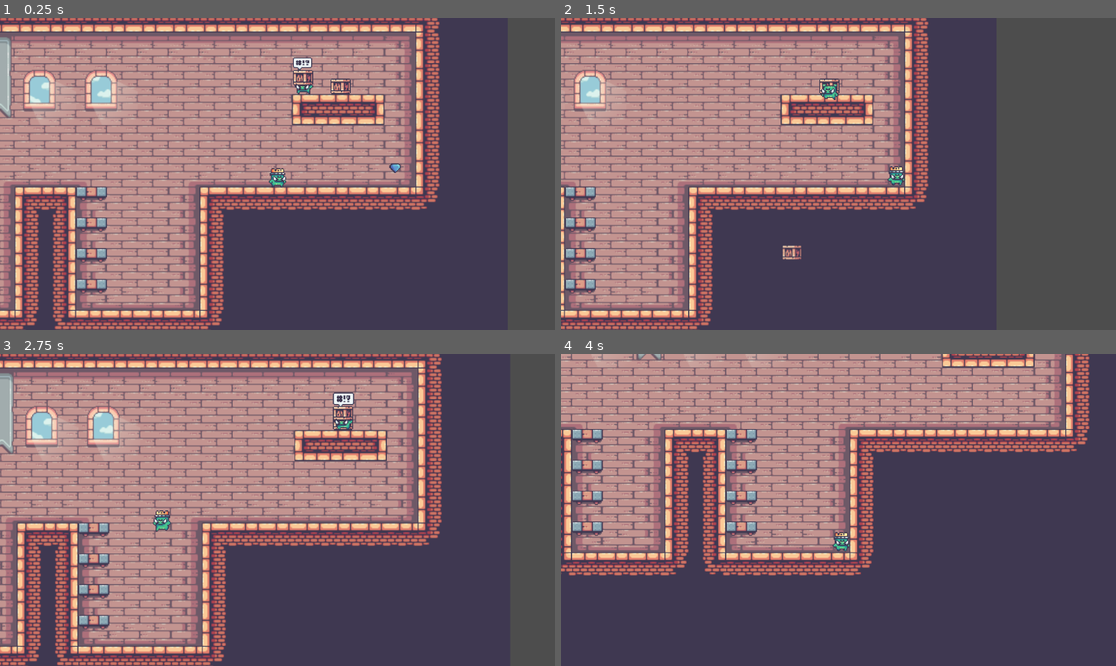
Above: before the commit, frames 1-4 (two rows, left to right).
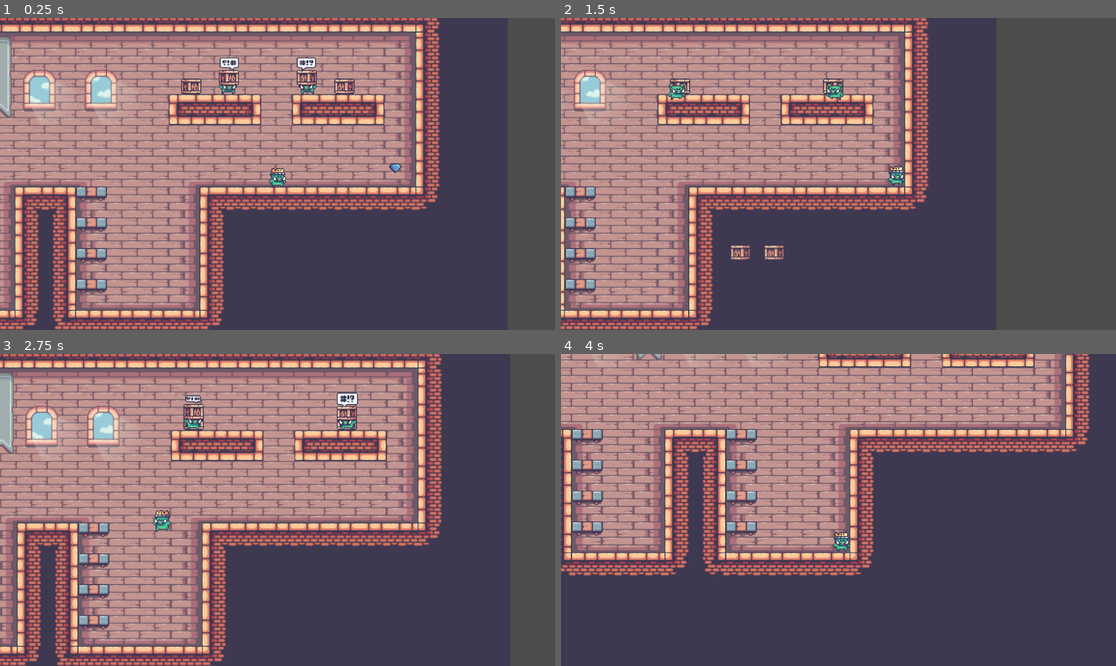
Above: after the commit, the same moments.

Repository: benjick/2dgame
Game: Godot game, scene res://Main.tscn
Two runs of this game, one before a commit and one after it. Both use one fixed random seed, a clock stepped at 60 frames per second and the inputs below.
Inputs:
- Up to frame 1 (0.25 s): no input
- Up to frame 2 (1.5 s): tap Enter (ui_accept) at 0.5, 0.77 s; hold Shift (Run) 0.53-1.28 s; hold Right (ui_right) from 0.53 s (still down); tap Shift (Run) at 1.35 s
- Up to frame 3 (2.75 s): tap Enter (ui_accept) at 1.52 s; release Right (ui_right) at 2.03 s; hold Left (ui_left) from 2.03 s (still down); hold Shift (Run) from 2.03 s (still down)
- Up to frame 4 (4 s): release Left (ui_left) at 2.78 s; release Shift (Run) at 2.78 s; hold Right (ui_right) from 2.78 s (still down); tap Shift (Run) at 2.85 s; tap Enter (ui_accept) at 3.02, 3.77 s; hold Shift (Run) from 3.53 s (still down)

The runs differ from the first frame. In frame 1, 2.6% of the frame differs, in the area x 30-64%, y 12-35%; in frame 2, 2.4%; in frame 3, 2.3%; in frame 4, 0.7%.

Commit message:
Improve BoxThrower

Diff:
--- a/Main.tscn
+++ b/Main.tscn
@@ -429,7 +429,7 @@
 tile_set = SubResource("TileSet_7n2dd")
 format = 2
 layer_0/name = "Terrain"
-layer_0/tile_data = PackedInt32Array(-196612, 65539, 7, -196 …(6023 unchanged characters)…  9, -65505, 131075, 8, -131041, 131075, 8, -196577, 131075, 8, -196578, 131075, 8, -262114, 131075, 7, -262115, 131075, 7, -131043, 131075, 8, -131042, 131075, 8, -196579, 131075, 8, -65507, 131075, 8, -65506, 131075, 8, -262113, 131075, 7, -196576, 131075, 8, -131040, 131075, 8, -65504, 131075, 8, 131104, 131075, 2,  …(11716 unchanged characters)…
+layer_0/tile_data = PackedInt32Array(-196612, 65539, 7, -196 …(6023 unchanged characters)…  9, -65505, 131075, 8, -131041, 131075, 5, -196577, 131075, 8, -196578, 131075, 8, -262114, 131075, 7, -262115, 131075, 7, -131043, 131075, 8, -131042, 65539, 5, -196579, 131075, 8, -65507, 131075, 8, -65506, 131075, 8, -262113, 131075, 7, -196576, 131075, 8, -131040, 196611, 5, -65504, 131075, 8, 131104, 131075, 2,  …(11716 unchanged characters)…
 layer_1/name = "Decorations"
 layer_1/enabled = true
 layer_1/modulate = Color(1, 1, 1, 1)
@@ -460,4 +460,8 @@
 position = Vector2(1195, 13)
 
 [node name="BoxThrower" parent="." instance=ExtResource("6_gws40")]
-position = Vector2(1099, -72)
+position = Vector2(1023, -72)
+flip = true
+
+[node name="BoxThrower2" parent="." instance=ExtResource("6_gws40")]
+position = Vector2(1103, -72)
--- a/assets/BoxPig.tres
+++ b/assets/BoxPig.tres
@@ -1,9 +1,26 @@
-[gd_resource type="SpriteFrames" load_steps=41 format=3 uid="uid://c0g2q05rvaebp"]
-
+[gd_resource type="SpriteFrames" load_steps=46 format=3 uid="uid://c0g2q05rvaebp"]
+
+[ext_resource type="Texture2D" uid="uid://b6q163adear3j" path="res://assets/Sprites/03-Pig/Dead (34x28).png" id="1_ooh5e"]
 [ext_resource type="Texture2D" uid="uid://c2ukecswspjy" path="res://assets/BoxPig.png" id="1_xuitu"]
 [ext_resource type="Texture2D" uid="uid://pfqtkoqrl0rh" path="res://assets/Sprites/03-Pig/Idle (34x28).png" id="2_32ix7"]
 [ext_resource type="Texture2D" uid="uid://dv75j2as1cqi0" path="res://assets/Sprites/03-Pig/Run (34x28).png" id="3_my4h6"]
 
+[sub_resource type="AtlasTexture" id="AtlasTexture_06ceq"]
+atlas = ExtResource("1_ooh5e")
+region = Rect2(0, 0, 34, 28)
+
+[sub_resource type="AtlasTexture" id="AtlasTexture_ib13s"]
+atlas = ExtResource("1_ooh5e")
+region = Rect2(34, 0, 34, 28)
+
+[sub_resource type="AtlasTexture" id="AtlasTexture_5etb8"]
+atlas = ExtResource("1_ooh5e")
+region = Rect2(68, 0, 34, 28)
+
+[sub_resource type="AtlasTexture" id="AtlasTexture_wn041"]
+atlas = ExtResource("1_ooh5e")
+region = Rect2(102, 0, 34, 28)
+
 [sub_resource type="AtlasTexture" id="AtlasTexture_s1hps"]
 atlas = ExtResource("1_xuitu")
 region = Rect2(0, 80, 80, 80)
@@ -154,6 +171,23 @@
 
 [resource]
 animations = [{
+"frames": [{
+"duration": 1.0,
+"texture": SubResource("AtlasTexture_06ceq")
+}, {
+"duration": 1.0,
+"texture": SubResource("AtlasTexture_ib13s")
+}, {
+"duration": 1.0,
+"texture": SubResource("AtlasTexture_5etb8")
+}, {
+"duration": 1.0,
+"texture": SubResource("AtlasTexture_wn041")
+}],
+"loop": false,
+"name": &"Dead",
+"speed": 5.0
+}, {
 "frames": [{
 "duration": 1.0,
 "texture": SubResource("AtlasTexture_s1hps")
--- a/scenes/BoxThrower.tscn
+++ b/scenes/BoxThrower.tscn
@@ -1,10 +1,21 @@
-[gd_scene load_steps=38 format=3 uid="uid://dpj7vmabyhis5"]
+[gd_scene load_steps=40 format=3 uid="uid://dpj7vmabyhis5"]
 
 [ext_resource type="SpriteFrames" uid="uid://c0g2q05rvaebp" path="res://assets/BoxPig.tres" id="1_m1q8u"]
 [ext_resource type="SpriteFrames" uid="uid://bp4wobaeyk1ss" path="res://assets/Box.tres" id="2_q5g4q"]
 [ext_resource type="Script" path="res://scripts/BoxThrowerPig.gd" id="3_6tl01"]
 [ext_resource type="Texture2D" uid="uid://bdsybw7c6bt4r" path="res://assets/Dialogue.png" id="4_7vcci"]
 
+[sub_resource type="GDScript" id="GDScript_fpoki"]
+script/source = "extends Node2D
+
+@export var flip := false
+@onready var pig = $Pig
+
+# Called when the node enters the scene tree for the first time.
+func _ready():
+	pig.flip = flip
+"
+
 [sub_resource type="RectangleShape2D" id="RectangleShape2D_rtlag"]
 
 [sub_resource type="AtlasTexture" id="AtlasTexture_c0slh"]
@@ -1091,10 +1102,14 @@
 "speed": 10.0
 }]
 
+[sub_resource type="RectangleShape2D" id="RectangleShape2D_3nrld"]
+size = Vector2(18, 0.5)
+
 [sub_resource type="RectangleShape2D" id="RectangleShape2D_d2g17"]
 size = Vector2(90.5, 122.5)
 
 [node name="BoxThrower" type="Node2D"]
+script = SubResource("GDScript_fpoki")
 
 [node name="StaticBox" type="AnimatedSprite2D" parent="."]
 texture_filter = 1
@@ -1117,7 +1132,7 @@
 [node name="Sprite" type="AnimatedSprite2D" parent="Pig"]
 texture_filter = 1
 sprite_frames = ExtResource("1_m1q8u")
-animation = &"Throwing Box"
+animation = &"Dead"
 metadata/_aseprite_wizard_config_ = {
 "layer": "Pig",
 "o_ex_p": "",
@@ -1128,7 +1143,7 @@
 "source": "res://assets/Aseprite/04-PigBox.aseprite"
 }
 
-[node name="CollisionShape2D" type="CollisionShape2D" parent="Pig"]
+[node name="BodyCollision" type="CollisionShape2D" parent="Pig"]
 position = Vector2(0, -2)
 shape = SubResource("RectangleShape2D_rtlag")
 
@@ -1149,11 +1164,18 @@
 "source": "res://assets/Aseprite/13-Dialogue.aseprite"
 }
 
+[node name="Area2D" type="Area2D" parent="Pig"]
+
+[node name="HitCollision" type="CollisionShape2D" parent="Pig/Area2D"]
+position = Vector2(0, -12.25)
+shape = SubResource("RectangleShape2D_3nrld")
+
 [node name="TriggerArea" type="Area2D" parent="."]
 
 [node name="CollisionShape2D" type="CollisionShape2D" parent="TriggerArea"]
 position = Vector2(-45.75, 60.75)
 shape = SubResource("RectangleShape2D_d2g17")
 
+[connection signal="body_entered" from="Pig/Area2D" to="Pig" method="_on_hit_area_2d_body_entered"]
 [connection signal="body_entered" from="TriggerArea" to="Pig" method="_on_area_2d_body_entered"]
 [connection signal="body_exited" from="TriggerArea" to="Pig" method="_on_area_2d_body_exited"]
--- /dev/null
+++ b/scripts/BoxThrower.gd
@@ -0,0 +1,11 @@
+extends Node2D
+
+
+# Called when the node enters the scene tree for the first time.
+func _ready():
+	pass # Replace with function body.
+
+
+# Called every frame. 'delta' is the elapsed time since the previous frame.
+func _process(delta):
+	pass
--- a/scripts/BoxThrowerPig.gd
+++ b/scripts/BoxThrowerPig.gd
@@ -4,9 +4,22 @@
 const SPEED = 100.0
 const JUMP_VELOCITY = -400.0
 
+@onready var box_thrower = $".."
 @onready var static_box = $"../StaticBox"
 @onready var sprite = $Sprite
 @onready var dialogue = $Dialogue
+
+var pig_alive := true
+
+var flip := false:
+	get:
+		return flip
+	set(value):
+		if value:
+			box_thrower.scale.x = -1
+		else:
+			box_thrower.scale.x = 1
+		flip = value
 
 # Get the gravity from the project settings to be synced with RigidBody nodes.
 var gravity = ProjectSettings.get_setting("physics/2d/default_gravity")
@@ -23,6 +36,7 @@
 	start_position = self.position
 	box_position = static_box.position
 	dialogue.visible = false
+
 
 func _physics_process(delta):
 	if in_area:
@@ -62,6 +76,8 @@
 func spawnThrowableBox():
 	var throwable_box_scene = load("res://scenes/ThrowableBox.tscn")
 	var instance = throwable_box_scene.instantiate()
+	if (flip):
+		instance.flip()
 	get_parent().add_child(instance)
 
 
@@ -91,3 +107,18 @@
 func _on_area_2d_body_exited(body):
 	if body.has_method("hit"):
 		in_area = false
+
+func _on_hit_area_2d_body_entered(body):
+	if pig_alive:
+		if body.has_method("hit"):
+			pigAlive(false)
+			body.jump()
+
+func pigAlive(alive: bool):
+	pig_alive = alive
+	if alive == false:
+		if has_box:
+			spawnThrowableBox()
+		sprite.play("Dead")
+		await sprite.animation_finished
+		self.queue_free()
--- a/scripts/ThrowableBox.gd
+++ b/scripts/ThrowableBox.gd
@@ -9,10 +9,14 @@
 # Get the gravity from the project settings to be synced with RigidBody nodes.
 var gravity = 250
 
+func _enter_tree():
+	velocity.x = -150 * self.scale.x
+
 func _physics_process(delta):
 	# Add the gravity.
 	if not is_on_floor():
 		velocity.y += gravity * delta
+		velocity.x = lerpf(velocity.x, 0, 0.1)
 
 	# Handle Jump.
 	if Input.is_action_just_pressed("ui_accept") and is_on_floor():
@@ -20,7 +24,8 @@
 
 	move_and_slide()
 
-
+func flip():
+	self.scale.x = -1 if self.scale.x == 1 else 1
 
 func _on_area_2d_body_entered(body):
 	if body.has_method("hit"):
